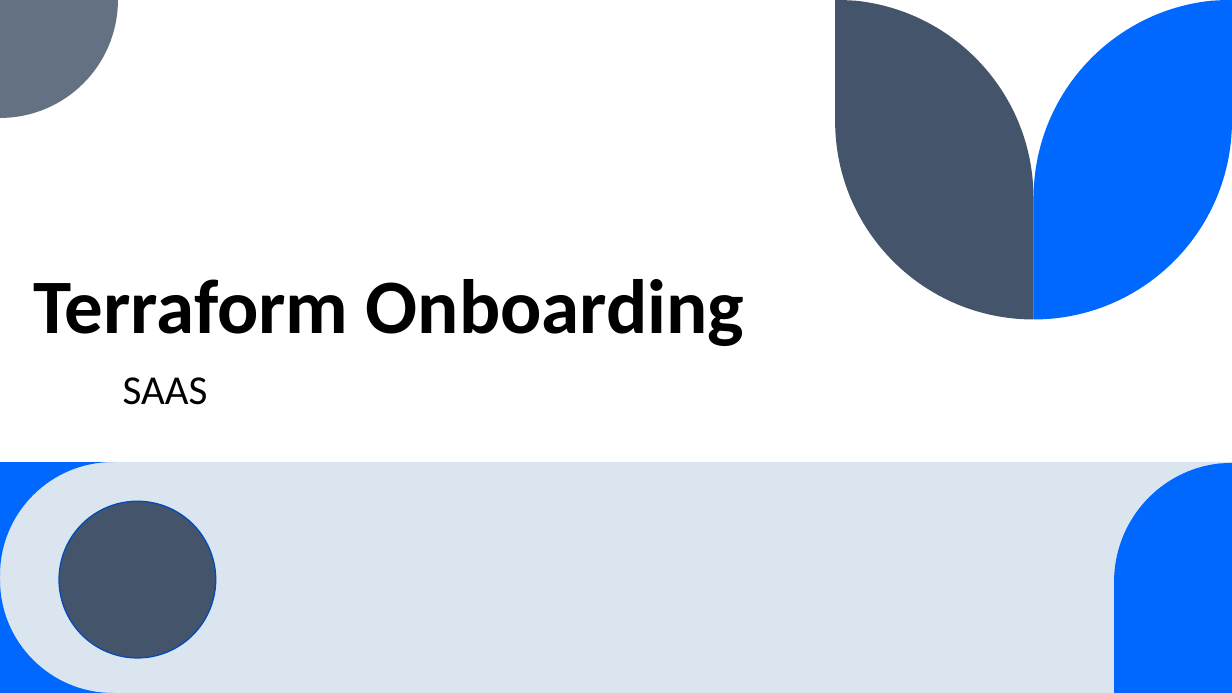
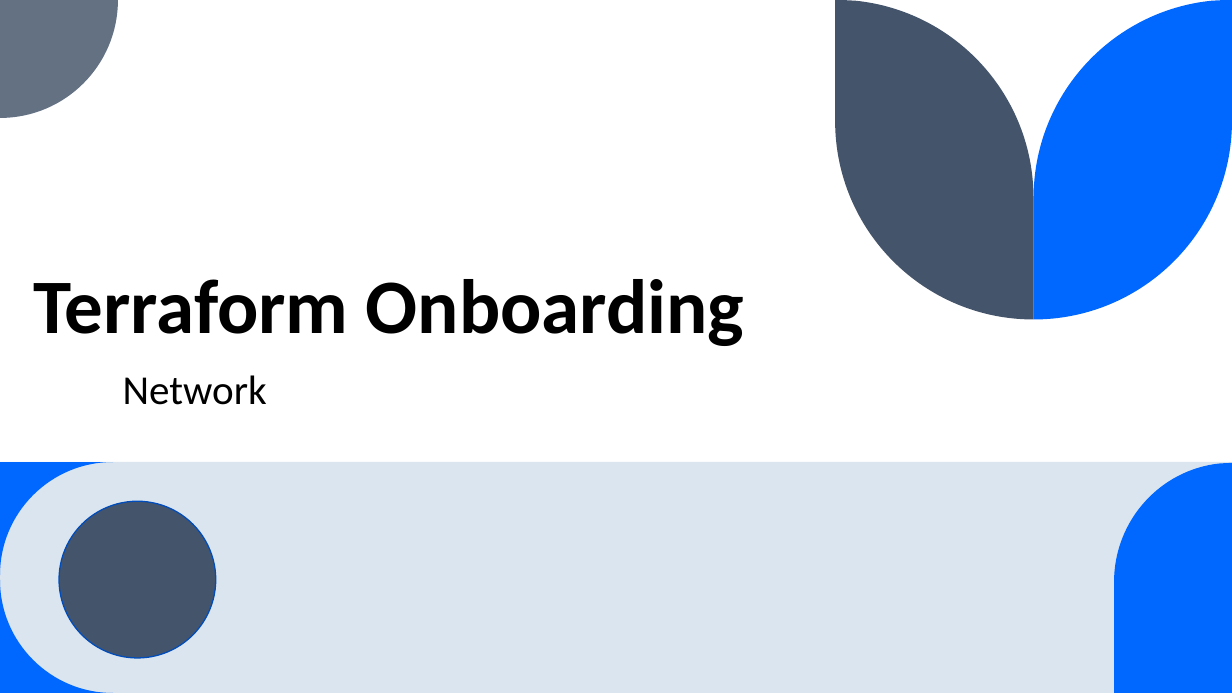
Before and after one commit to demonasta/Filesj, a slide deck: slide 1 of TerraformOnboardingPresentation_V1.0.pptx. Drawn at 1232x693 pixels with LibreOffice and Linux fonts; fonts in the diff are those of the drawing. Boxes give left, top, right and bottom in pixels: in the first picture for what was removed or moved away, otherwise in the second. Text is boxed around its words. In the diff, an @@ line names an element or a change of style, - is before the commit and + after.

```diff
--- a/TerraformOnboardingPresentation_V1.0.pptx
+++ b/TerraformOnboardingPresentation_V1.0.pptx
@@ subtitle at [123,375,267,405]: text changed @@
-SAAS
+Network
```
Also in this commit, not shown: 1 other slide changed.
